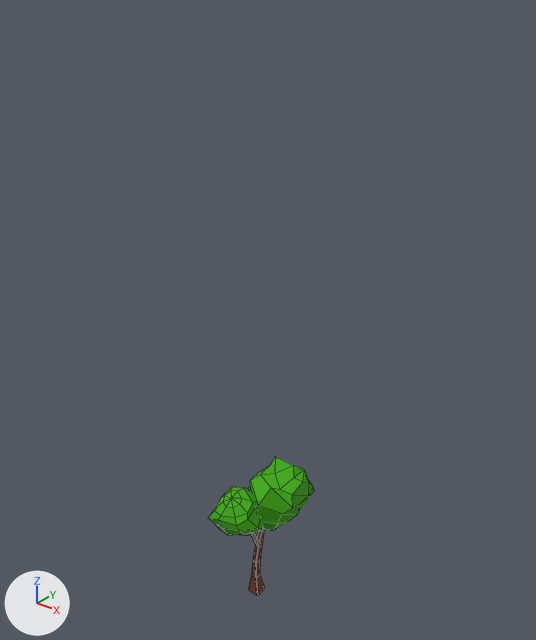
The FBX model Critters_Project/Content/Assets/Environment/Trees/Tree_Env_02.FBX: old version first, new version second.
One viewpoint serves both versions: a camera (50 mm lens) standing at (21.9, -26.4, 35.2) and looking at (-0.1, 1.2, 18.1). Every picture has the same lights, and +X, +Y and +Z are marked at lower left. Mesh edges are drawn as thin lines. Where no turn or scale is listed for an object, it has been applied to the vertices.

Objects in the first picture: 'Tree_Env_02'.
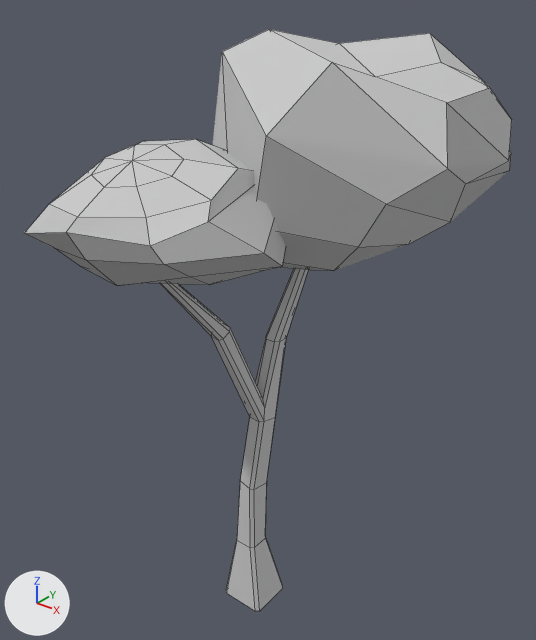
Boxes [x1, y1, x2, y2] around the edits, measured in the pictures (536 x 640 px; the box of a moved part takes in the faces that stretch with it):
'Tree_Env_02', reshaped (352% wider, 316% taller): before [208, 456, 315, 595]; after [25, 29, 512, 611]
part 1 of me_mesh, moved or reshaped: before [249, 529, 265, 595]; after [160, 269, 308, 611]
part 2 of me_mesh, added: after [213, 29, 512, 271]
part 3 of me_mesh, added: after [25, 139, 286, 286]
part 4 of me_mesh, deleted (green): before [208, 487, 263, 536]
part 5 of me_mesh, deleted (green): before [248, 456, 315, 531]

What the commit changed:
Material 'Material #2' (mat_material__2) is new.
Its base color is (0.588, 0.588, 0.588) (light grey #cacaca).
Its roughness is 0.859.
me_mesh is used by ob_tree_env_02; location (0.0, 0.0, 0.0).
me_mesh had 184 vertices, 187 faces and spanned x -1.73..2.55, y -2.71..2.77, z 0.0..9.38.
me_mesh no longer uses material mat_leaves (green #3daa00).
me_mesh no longer uses material mat_bark (brown #693725).
me_mesh now has 184 vertices, 187 faces and spans x -6.9..9.49, y -9.5..11.72, z 0.0..32.4.
me_mesh part 1: the loose piece of 68 vertices spanning x -0.52..0.54, y -1.62..1.02, z 0.0..6.83 is scaled about the mesh origin by 3.5, in mat_material__2 (light grey #cacaca).
me_mesh part 2: a new loose piece of 58 vertices spanning x -5.84..9.49, y -3.71..11.72, z 21.34..32.4, in mat_material__2 (light grey #cacaca).
me_mesh part 3: a new loose piece of 58 vertices spanning x -6.9..4.94, y -9.5..3.11, z 21.37..27.96, in mat_material__2 (light grey #cacaca).
me_mesh part 4: the loose piece of 58 vertices spanning x -1.73..1.43, y -2.71..0.52, z 5.07..8.23 is deleted.
me_mesh part 5: the loose piece of 58 vertices spanning x -1.16..2.55, y -1.22..2.77, z 5.06..9.38 is deleted.
me_mesh now uses material mat_material__2 (light grey #cacaca).
